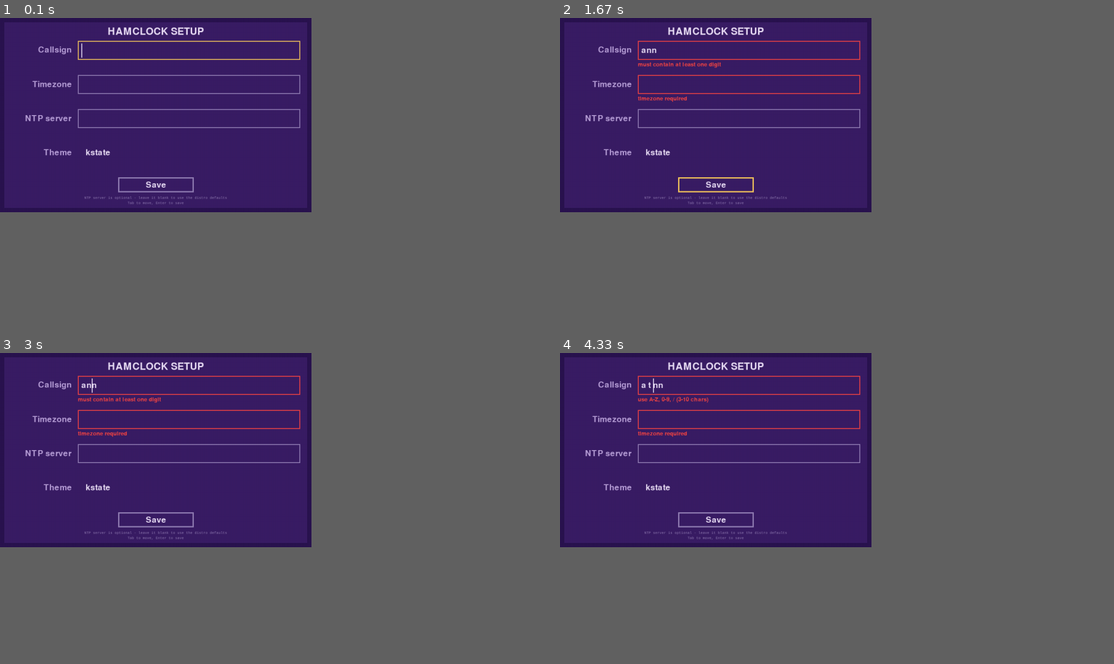
Above: before the commit, frames 1-4 (two rows, left to right).
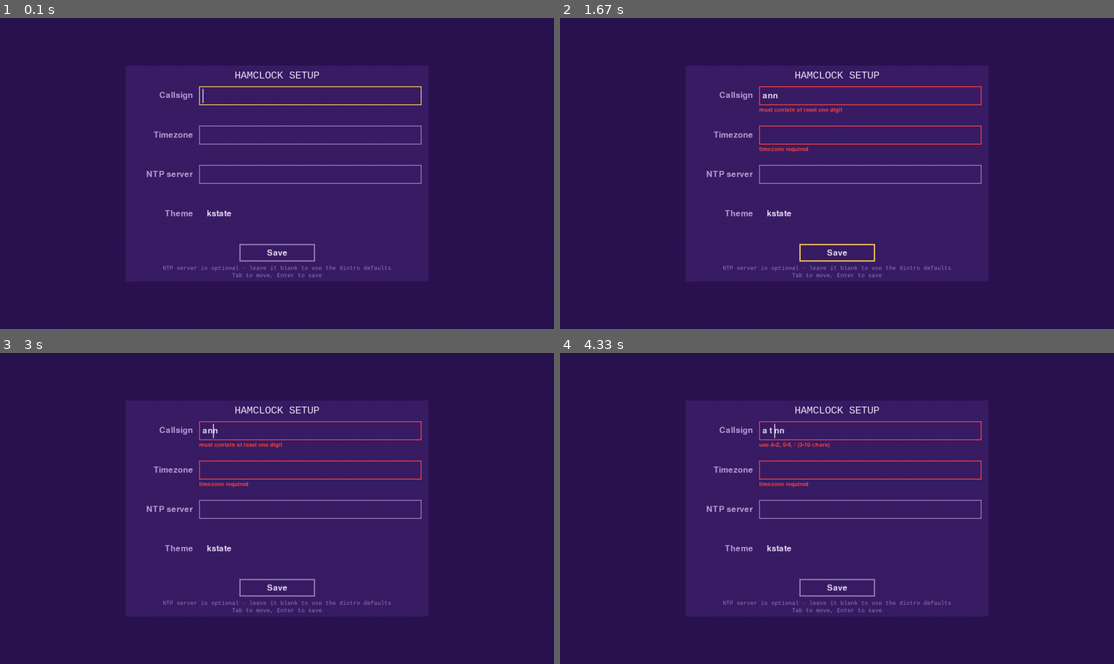
Above: after the commit, the same moments.

Repository: Atvriders/hamclock-pi1
Game: pygame game, started from hamclock_pygame.py
The game is run twice, just before and just after one commit, with the same random seed, the same clock (stepped at 60 frames per second) and the same inputs.
Inputs:
- Up to frame 1 (0.1 s): no input
- Up to frame 2 (1.67 s): type "ann" at 0.33 s; tap Enter at 0.67, 1.43 s; hold Up 0.88-1.35 s
- Up to frame 3 (3 s): hold Down 1.77-2.07 s; hold Left 2.1-2.5 s; hold Up 2.53-2.9 s; hold Down from 2.93 s (still down)
- Up to frame 4 (4.33 s): release Down at 3.3 s; hold Left 3.33-3.8 s; hold Right 3.83-4.3 s; tap Space at 3.9, 4.2 s; tap T at 3.98 s
In our replay, the window is 506x316 before the commit and 900x506 after it. These sizes can differ from the game's own. Grey fills any space a smaller window leaves; there, only what the larger window draws over its background counts as a difference.

The runs differ from the first frame. In frame 1, 4.4% of the frame differs, in the area x 4-77%, y 2-84%; in frame 2, 4.9%; in frame 3, 4.9%; in frame 4, 4.9%.

Commit message:
fix(display): render at the panel's own resolution instead of letting KMS snap us
Reported from the field: "everything is pixel like and hurts your eyes to read".

Telemetry named the cause. The Pi runs KMSDRM at 800x600 on a 1440x900 panel.
The client asked for 720x450 — not a real DRM mode, because the legacy
framebuffer_width/height knobs only worked with the firmware scaler that KMS
removed — so SDL snapped to the nearest offered mode, 800x600. The panel then
stretched that 4:3 image across a 16:10 screen at a fractional 1.8x, landing
every source pixel on 1.8 destination pixels. That is why the text looked chewed
regardless of font tuning: antialiasing cannot rescue a non-integer upscale, and
1.0.1 was treating a symptom.

_init_display now asks the driver what the panel actually is
(display.Info() + list_modes()) and renders into it, so on this hardware there
is no scaling at any stage.

Measured before committing to it, because 1440x900 is 2.70x the pixels:
draw cost scales SUB-linearly, 2.03x the time for 2.70x the area, since most of
it is cached-glyph blitting rather than fills. Against the Pi's own reported
numbers that puts the once-a-minute data-refresh repaint near 140 ms instead of
68 ms, while the once-a-second clock path measures 0.081 -> 0.192 ms and stays
far inside the 10 FPS budget. One slower frame a minute in exchange for an
unscaled display is the right trade for something read across a room.

DISPLAY_PIXEL_BUDGET caps it at ~1920x1080. A Pi 1B cannot drive 4K (17x the
pixels it renders today), so an oversized panel falls back to the largest mode
that keeps its ASPECT — a smaller same-shape mode still scales, but it does not
also distort, and an integer fraction of native scales cleanly.

settings.json may carry display_mode ("1280x800") to pin a mode; it is honoured
only if the connector actually offers it, since honouring a mode nobody offers
is exactly how this bug happened. It is read opportunistically rather than added
to DEFAULT_SETTINGS, which is contractually required to return exactly its four
keys on a fresh install.

VERSION 1.0.6. 1182 passed, 3 failed (still only the absent MUF measurement).

Co-Authored-By: Claude Opus 5 (1M context) <noreply@anthropic.com>

Diff:
--- a/hamclock_pygame.py
+++ b/hamclock_pygame.py
@@ -3787,7 +3787,75 @@
         pass
 
 
-def _init_display():
+#: Ceiling on how many pixels we will render per frame. Measured: the draw
+#: cost of the text-heavy panels scales SUB-linearly with area (2.70x the
+#: pixels costs 2.03x the time, because most of it is cached-glyph blitting
+#: rather than fills). A Pi 1B reporting a 68 ms p99 at 800x600 therefore lands
+#: near 140 ms at 1440x900 — one slow frame per data refresh, roughly once a
+#: minute, while the once-a-second clock path stays at 0.19 ms. That is a good
+#: trade for a display read across a room. A 4K panel would be 17x the pixels
+#: and is not, hence the cap: above it we fall back to the largest mode that
+#: keeps the panel's own aspect ratio.
+DISPLAY_PIXEL_BUDGET = 2_200_000        # ~1920x1080
+
+#: Tolerance when deciding whether a mode "matches" the panel's shape.
+_ASPECT_TOL = 0.03
+
+
+def _choose_display_mode(native, modes, budget=DISPLAY_PIXEL_BUDGET,
+                         requested=None):
+    """Pick the framebuffer to render into.
+
+    Native is strongly preferred: rendering at the panel's own resolution means
+    NO scaling at all. The alternative is what this Pi was doing — asking for
+    720x450, having KMS snap it to the nearest real mode (800x600), and letting
+    the panel stretch that 4:3 image across a 16:10 1440x900 screen at a
+    fractional 1.8x. Every source pixel then lands on 1.8 destination pixels,
+    which is why the text looked chewed no matter how the fonts were tuned;
+    antialiasing cannot rescue a non-integer upscale.
+
+    `requested` ("1280x800") wins if it is offered. Otherwise native, if it
+    fits the budget. Otherwise the largest same-shape mode that does — a
+    smaller mode with the right aspect still scales, but at least it does not
+    distort, and an integer fraction of native scales cleanly.
+
+    Returns (w, h), or None to mean "let SDL decide" when we know nothing.
+    """
+    def ok(m):
+        try:
+            return int(m[0]) > 0 and int(m[1]) > 0
+        except Exception:
+            return False
+
+    cands = [(int(w), int(h)) for (w, h) in (modes or []) if ok((w, h))]
+
+    if requested:
+        try:
+            rw, rh = (int(v) for v in str(requested).lower().split('x'))
+            if rw > 0 and rh > 0 and (not cands or (rw, rh) in cands):
+                return (rw, rh)
+        except Exception:
+            pass
+
+    if not ok(native or (0, 0)):
+        return None
+    nw, nh = int(native[0]), int(native[1])
+    if nw * nh <= budget:
+        return (nw, nh)
+
+    target = nw / float(nh)
+    same_shape = [m for m in cands
+                  if abs(m[0] / float(m[1]) - target) <= _ASPECT_TOL
+                  and m[0] * m[1] <= budget]
+    if same_shape:
+        return max(same_shape, key=lambda m: m[0] * m[1])
+    under = [m for m in cands if m[0] * m[1] <= budget]
+    if under:
+        return max(under, key=lambda m: m[0] * m[1])
+    return (nw, nh)
+
+
+def _init_display(requested_mode=None):
     """SDL driver ladder. Bookworm SDL2 may lack fbcon (Phase 0 risk).
     Try fbcon -> kmsdrm -> x11 -> dummy; honor a pre-set SDL_VIDEODRIVER
     first if it's in the ladder. Logs every attempt to stderr so
@@ -3808,10 +3876,29 @@
             pass
         try:
             pygame.display.init()
-            scr = pygame.display.set_mode(
-                (SCREEN_W, SCREEN_H), pygame.FULLSCREEN)
-            print('[display] SDL driver=%s mode=%s'
-                  % (drv, scr.get_size()), file=sys.stderr)
+            # Ask the driver what the panel actually is, rather than asking for
+            # a size no connector offers and letting it snap to the nearest.
+            native, modes = None, []
+            try:
+                info = pygame.display.Info()
+                if info.current_w > 0 and info.current_h > 0:
+                    native = (info.current_w, info.current_h)
+            except Exception:
+                pass
+            try:
+                listed = pygame.display.list_modes()
+                if listed and listed != -1:
+                    modes = list(listed)
+            except Exception:
+                pass
+            want = _choose_display_mode(native, modes,
+                                        requested=requested_mode)
+            if want is None:
+                want = (SCREEN_W, SCREEN_H)
+            scr = pygame.display.set_mode(want, pygame.FULLSCREEN)
+            print('[display] SDL driver=%s native=%s asked=%s got=%s modes=%d'
+                  % (drv, native, want, scr.get_size(), len(modes)),
+                  file=sys.stderr)
             return scr
         except Exception as e:
             print('[display] %s failed: %s' % (drv, e), file=sys.stderr)
@@ -3837,7 +3924,20 @@
     # working set is dominated by SDL surfaces, not Python objects.
     gc.set_threshold(50_000, 10, 10)
 
-    screen = _init_display()
+    # Read the display override before initialising, but do NOT go through
+    # DEFAULT_SETTINGS: load_settings is contractually required to return
+    # exactly its four keys on a fresh install (the wizard, --setup-cli and the
+    # settings tests all round-trip that shape). An absent key just means
+    # "choose for me", which is the default behaviour anyway.
+    _mode_pref = None
+    try:
+        _mode_pref = (load_settings(SETTINGS_PATH) or {}).get('display_mode')
+    except Exception:
+        _mode_pref = None
+    if _mode_pref in ('', 'auto', 'native'):
+        _mode_pref = None
+
+    screen = _init_display(requested_mode=_mode_pref)
     pygame.display.set_caption('HamClock Lite')
     try:
         pygame.mouse.set_visible(True)
--- /dev/null
+++ b/tests/test_display_mode.py
@@ -0,0 +1,89 @@
+"""Render at the panel's own resolution instead of letting KMS snap us.
+
+Field failure (reported 2026-08-26): "everything is pixel like and hurts your
+eyes to read". Telemetry from the Pi showed SDL_VIDEODRIVER=KMSDRM at 800x600
+on a 1440x900 panel. The client asked for 720x450, which is not a real DRM mode
+(the legacy framebuffer_width/height knobs only worked with the firmware scaler
+KMS removed), so SDL snapped to the nearest offered mode — 800x600 — and the
+panel then stretched that 4:3 image across a 16:10 screen at a fractional 1.8x.
+Every source pixel landed on 1.8 destination pixels. No amount of font tuning or
+antialiasing fixes a non-integer upscale; the fix is to stop upscaling.
+"""
+import os
+import sys
+
+os.environ.setdefault("SDL_VIDEODRIVER", "dummy")
+os.environ.setdefault("HAMCLOCK_DEBUG", "1")
+
+import pytest
+
+sys.path.insert(0, os.path.dirname(os.path.dirname(os.path.abspath(__file__))))
+import hamclock_pygame as hp
+
+COMMON = [(1440, 900), (1280, 800), (1280, 1024), (1024, 768), (800, 600), (640, 480)]
+
+
+def test_the_reported_panel_renders_native():
+    """1440x900 is 1.296M px, inside the budget — so no scaling at all."""
+    assert hp._choose_display_mode((1440, 900), COMMON) == (1440, 900)
+
+
+def test_native_is_preferred_whenever_it_fits():
+    for native in [(1920, 1080), (1366, 768), (1024, 768), (800, 600)]:
+        assert hp._choose_display_mode(native, COMMON + [native]) == native
+
+
+def test_oversized_panels_fall_back_within_budget_keeping_shape():
+    """A Pi 1B cannot drive 4K: 8.3M px is ~17x what it renders today. Fall
+    back, but to the same ASPECT so the image is not distorted as well."""
+    modes = [(3840, 2160), (1920, 1080), (1280, 720), (800, 600)]
+    got = hp._choose_display_mode((3840, 2160), modes)
+    assert got[0] * got[1] <= hp.DISPLAY_PIXEL_BUDGET
+    assert abs(got[0] / got[1] - 3840 / 2160) <= hp._ASPECT_TOL, (
+        f"{got} does not keep the panel's 16:9 shape")
+
+
+def test_budget_is_never_exceeded():
+    for native in [(3840, 2160), (2560, 1440), (5120, 2880)]:
+        modes = [native, (1920, 1080), (1280, 720)]
+        got = hp._choose_display_mode(native, modes)
+        assert got[0] * got[1] <= hp.DISPLAY_PIXEL_BUDGET, f"{native} -> {got}"
+
+
+def test_explicit_override_wins_when_offered():
+    assert hp._choose_display_mode((1440, 900), COMMON,
+                                   requested='1280x800') == (1280, 800)
+
+
+def test_override_is_ignored_when_the_panel_cannot_do_it():
+    """Honouring a mode no connector offers is how we got 800x600."""
+    assert hp._choose_display_mode((1440, 900), COMMON,
+                                   requested='999x999') == (1440, 900)
+
+
+@pytest.mark.parametrize("bad", ['', 'auto', 'garbage', 'x', '0x0', '12x', None])
+def test_malformed_overrides_do_not_crash(bad):
+    got = hp._choose_display_mode((1440, 900), COMMON, requested=bad)
+    assert got == (1440, 900)
+
+
+def test_unknown_display_defers_to_sdl():
+    """None means 'we learned nothing, let SDL choose' — not a guess."""
+    assert hp._choose_display_mode(None, []) is None
+    assert hp._choose_display_mode((0, 0), []) is None
+
+
+def test_no_mode_list_still_returns_native():
+    """list_modes() can return -1 (any mode ok) or nothing useful."""
+    assert hp._choose_display_mode((1440, 900), []) == (1440, 900)
+
+
+def test_init_display_accepts_the_override_argument():
+    import inspect
+    assert 'requested_mode' in inspect.signature(hp._init_display).parameters
+
+
+def test_settings_contract_is_untouched():
+    """display_mode is read opportunistically; load_settings must still return
+    exactly its documented keys on a fresh install."""
+    assert 'display_mode' not in hp.DEFAULT_SETTINGS
Not shown, changed: VERSION
Not shown, changed: offline-install.sh
